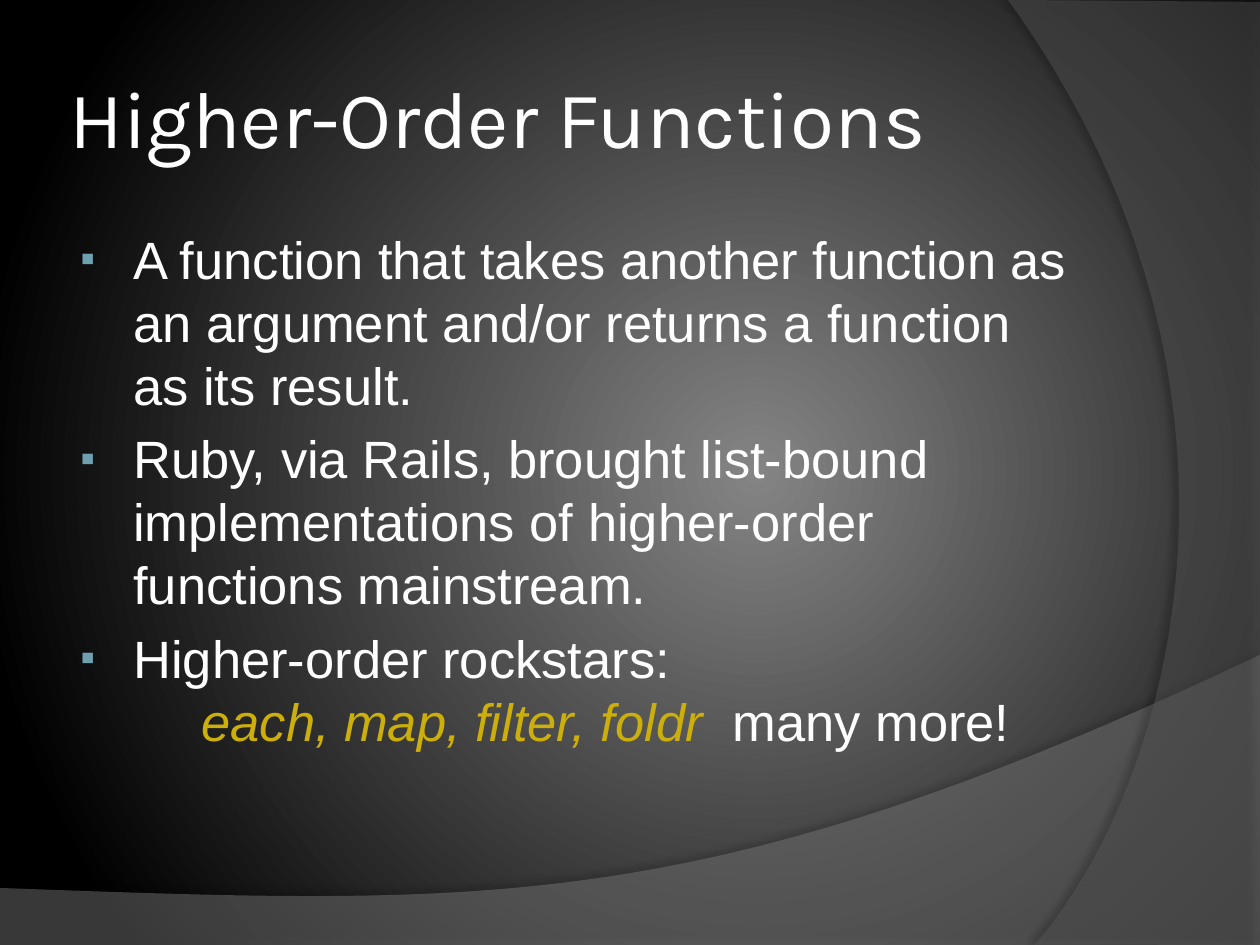
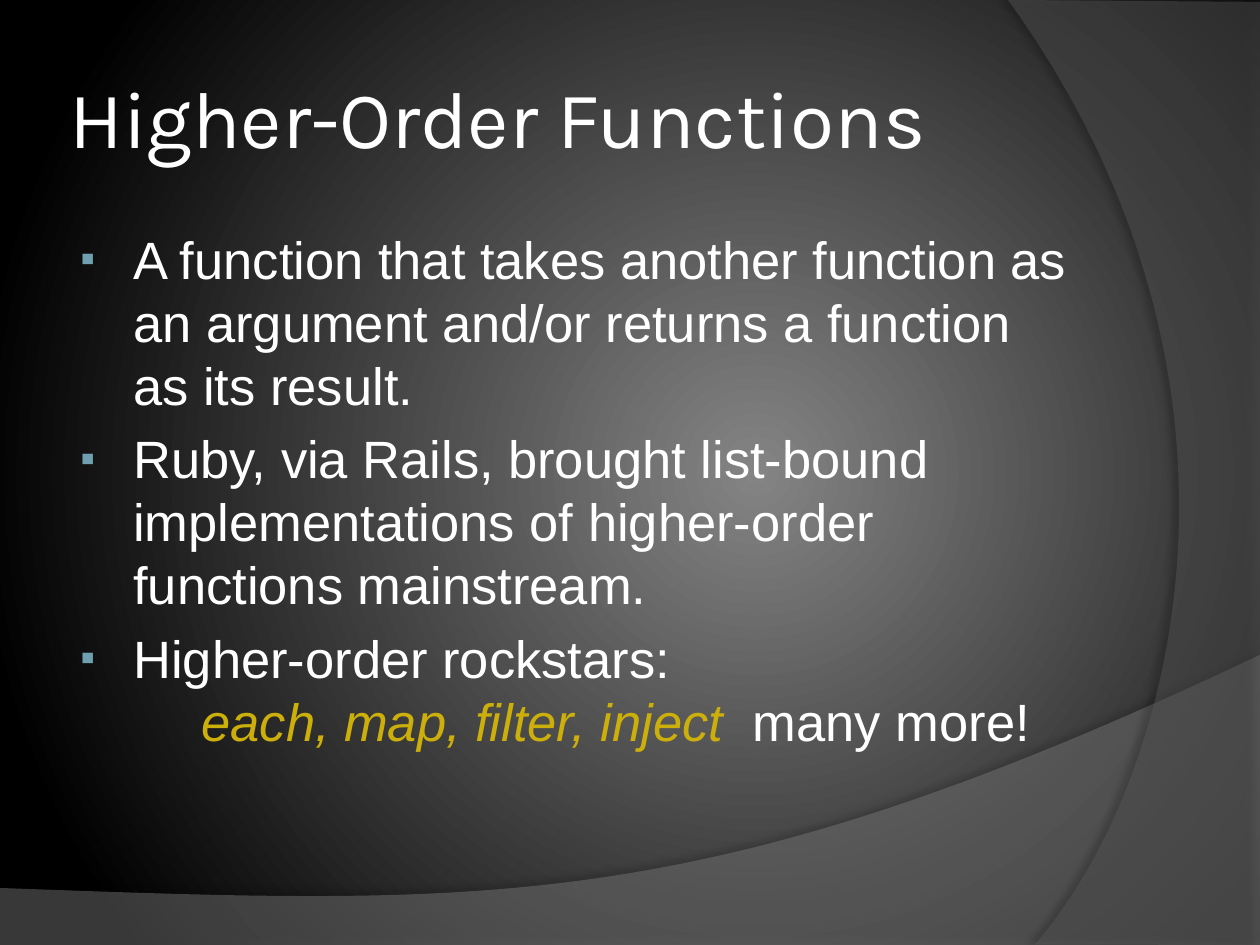
Before and after one commit to chrislewis/JaxFunc_0_ImperativelyFunctional, a slide deck: slide 19 of JaxFunc.pptx (slide 16 before the commit). Drawn at 1260x945 pixels with LibreOffice and Linux fonts; fonts in the diff are those of the drawing. Boxes give left, top, right and bottom in pixels: in the first picture for what was removed or moved away, otherwise in the second. Text is boxed around its words. In the diff, an @@ line names an element or a change of style, - is before the commit and + after.

```diff
--- a/JaxFunc.pptx
+++ b/JaxFunc.pptx
@@ text at (133,640,1030,752): text changed @@
-▪ Higher-order rockstars:
-  each, map, filter, foldr many more!
+▪ Higher-order rockstars:
+  each, map, filter, inject many more!
```
Also in this commit, not shown: 5 other slides changed, 9 slides added, 1 other file.
